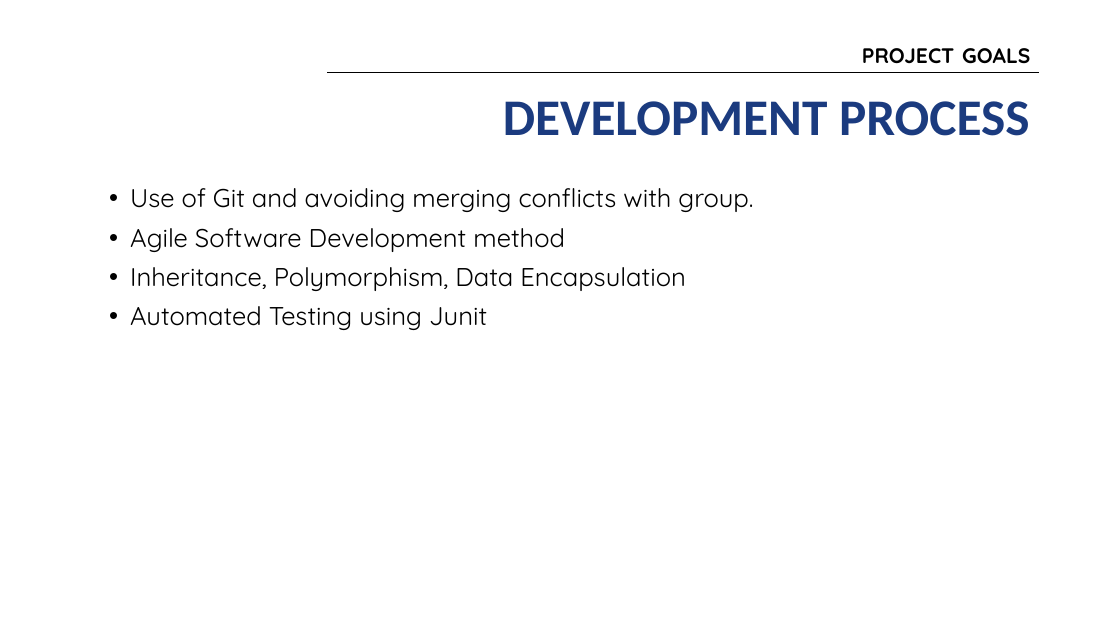
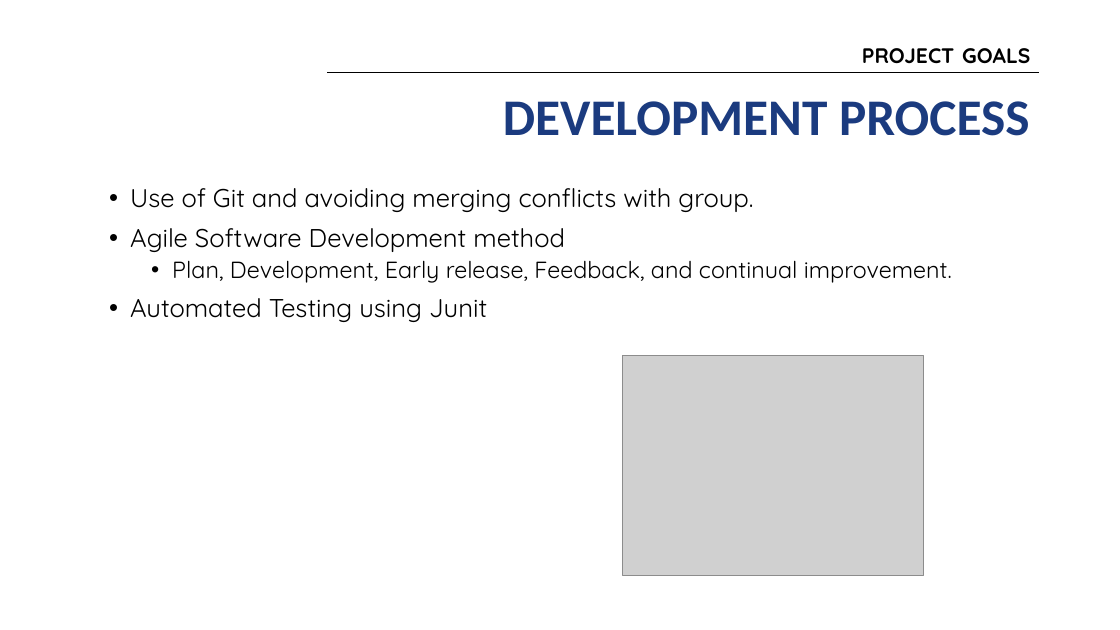
Before and after one commit to group-sm3/connect4-sm3, a slide deck: slide 3 of docs/SM3 Presentation.pptx. Drawn at 1120x630 pixels with LibreOffice and Linux fonts; fonts in the diff are those of the drawing; grey boxes stand for pictures; background and template pictures are left out. Boxes give left, top, right and bottom in pixels: in the first picture for what was removed or moved away, otherwise in the second. Text is boxed around its words. In the diff, an @@ line names an element or a change of style, - is before the commit and + after.

```diff
--- a/docs/SM3 Presentation.pptx
+++ b/docs/SM3 Presentation.pptx
@@ text at bbox=[172, 260, 952, 283]: text changed; size 22 to 20 pt @@
-• Inheritance, Polymorphism, Data Encapsulation
+  • Plan, Development, Early release, Feedback, and continual improvement.
@@ picture added at bbox=[623, 355, 924, 576] @@
```
Also in this commit, not shown: 4 other slides changed, 1 slide added, 1 slide removed.
